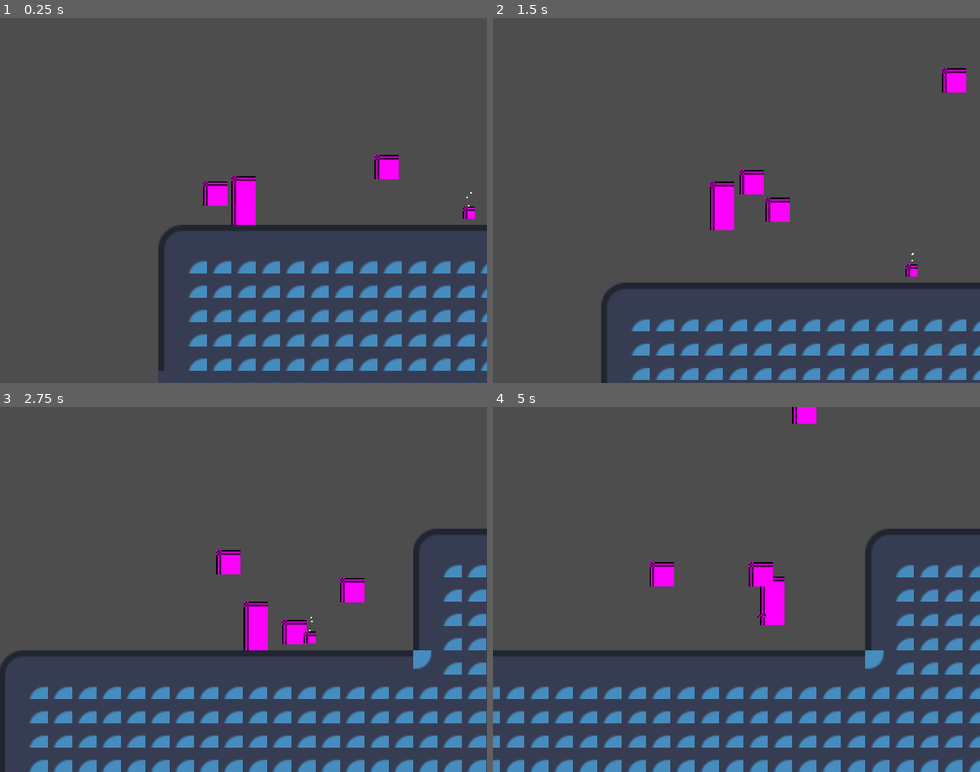
Above: before the commit, frames 1-4 (two rows, left to right).
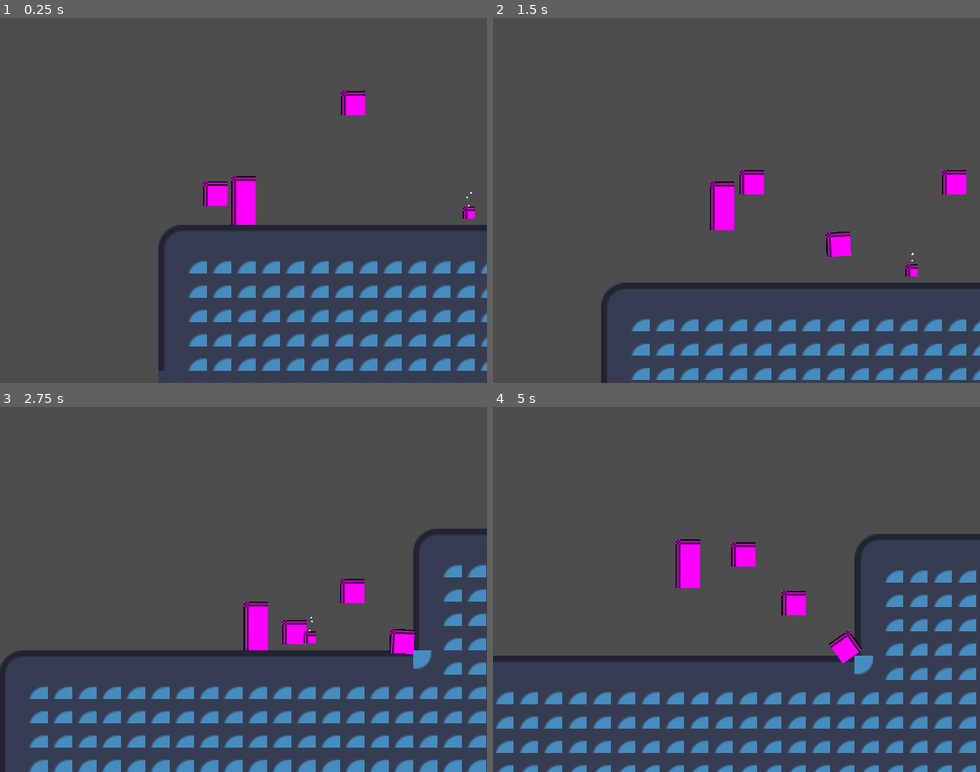
Above: after the commit, the same moments.

Repository: mauricristiano95-hub/Faggi
Game: Godot game, scene res://main.tscn
Two runs of this game, one before a commit and one after it. Both use one fixed random seed, a clock stepped at 60 frames per second and the inputs below. The engine's default icon, where the game draws it, is replaced by a stand-in: a white triangle on a blue panel in a dark square.
Inputs:
- Up to frame 1 (0.25 s): no input
- Up to frame 2 (1.5 s): hold Right (RIGHT) from 0.53 s (still down); tap Up (JUMP) at 0.77 s
- Up to frame 3 (2.75 s): tap Up (JUMP) at 1.52 s; release Right (RIGHT) at 2.03 s; hold Left (LEFT) from 2.03 s (still down)
- Up to frame 4 (5 s): release Left (LEFT) at 2.78 s; hold Right (RIGHT) 2.78-4.28 s; tap Up (JUMP) at 3.02, 3.77, 4.52 s; hold Left (LEFT) from 4.28 s (still down)

The runs differ from the first frame. In frame 1, 0.7% of the frame differs, in the area x 70-82%, y 20-45%; in frame 2, 1.3%; in frame 3, 0.8%; in frame 4, 21%, in the area x 0-100%, y 0-100%.

Commit message:
added coconut, damage function refactoring

Diff:
--- /dev/null
+++ b/Enemies/coconut.gd
@@ -0,0 +1,19 @@
+extends RigidBody2D
+
+@export var HIT_DAMAGE = 0.5
+var is_falling = true
+
+func _ready() -> void:
+	gravity_scale = 0
+
+
+func _on_trigger_body_entered(body: Node2D) -> void:
+	gravity_scale = 1
+
+func _on_hitbox_body_entered(body: Node2D) -> void:
+	if body.name == 'Player' and is_falling:
+		body.damage(HIT_DAMAGE, position)
+	else:
+		is_falling = false
+		set_collision_layer_value(4, false)
+		set_collision_mask_value(4, false)
--- /dev/null
+++ b/Enemies/coconut.tscn
@@ -0,0 +1,49 @@
+[gd_scene format=3 uid="uid://170olatexo37"]
+
+[ext_resource type="Script" uid="uid://dg2bsii73wp6e" path="res://Enemies/coconut.gd" id="1_81xxf"]
+
+[sub_resource type="PhysicsMaterial" id="PhysicsMaterial_81xxf"]
+friction = 0.2
+bounce = 0.4
+
+[sub_resource type="PlaceholderTexture2D" id="PlaceholderTexture2D_mti6b"]
+size = Vector2(16, 16)
+
+[sub_resource type="CircleShape2D" id="CircleShape2D_4kxuq"]
+radius = 6.0
+
+[sub_resource type="CircleShape2D" id="CircleShape2D_mti6b"]
+
+[sub_resource type="RectangleShape2D" id="RectangleShape2D_4kxuq"]
+size = Vector2(32, 79.59655)
+
+[node name="Coconut" type="RigidBody2D" unique_id=1169915649]
+collision_layer = 8
+collision_mask = 10
+physics_material_override = SubResource("PhysicsMaterial_81xxf")
+center_of_mass_mode = 1
+center_of_mass = Vector2(1, 0)
+script = ExtResource("1_81xxf")
+
+[node name="Sprite2D" type="Sprite2D" parent="." unique_id=172094063]
+texture = SubResource("PlaceholderTexture2D_mti6b")
+
+[node name="CollisionShape2D" type="CollisionShape2D" parent="." unique_id=1892214934]
+shape = SubResource("CircleShape2D_4kxuq")
+
+[node name="Hitbox" type="Area2D" parent="." unique_id=1938170776]
+collision_layer = 10
+collision_mask = 3
+
+[node name="CollisionShape2D" type="CollisionShape2D" parent="Hitbox" unique_id=311807674]
+shape = SubResource("CircleShape2D_mti6b")
+
+[node name="Trigger" type="Area2D" parent="." unique_id=108374666]
+
+[node name="CollisionShape2D" type="CollisionShape2D" parent="Trigger" unique_id=989593921]
+position = Vector2(0, 31.750652)
+scale = Vector2(1.0075322, 1.0113341)
+shape = SubResource("RectangleShape2D_4kxuq")
+
+[connection signal="body_entered" from="Hitbox" to="." method="_on_hitbox_body_entered"]
+[connection signal="body_entered" from="Trigger" to="." method="_on_trigger_body_entered"]
--- a/Enemies/mosquito.gd
+++ b/Enemies/mosquito.gd
@@ -13,9 +13,6 @@
 	position.x = (sin(2*PI*rot*0.5))*AMPLITUDE*2 + start_pos.x
 	if rot > 2: rot = 0
 
-func _on_area_2d_body_entered(body: Node2D) -> void:
+func _on_hitbox_body_entered(body: Node2D) -> void:
 	if body.name == 'Player':
-		var backlash_direction = sign(position-body.position)
-		body.velocity.x = -backlash_direction.x*1000
-		body.velocity.y = -200
-		body.get_node('stats').set_health(body.get_node('stats').health-HIT_DAMAGE)
+		body.damage(HIT_DAMAGE, position)
--- a/Enemies/mosquito.tscn
+++ b/Enemies/mosquito.tscn
@@ -21,11 +21,11 @@
 [node name="CollisionShape2D" type="CollisionShape2D" parent="." unique_id=1892214934]
 shape = SubResource("CircleShape2D_4kxuq")
 
-[node name="Area2D" type="Area2D" parent="." unique_id=1938170776]
+[node name="Hitbox" type="Area2D" parent="." unique_id=1938170776]
 collision_layer = 8
 collision_mask = 8
 
-[node name="CollisionShape2D" type="CollisionShape2D" parent="Area2D" unique_id=311807674]
+[node name="CollisionShape2D" type="CollisionShape2D" parent="Hitbox" unique_id=311807674]
 shape = SubResource("CircleShape2D_mti6b")
 
-[connection signal="body_entered" from="Area2D" to="." method="_on_area_2d_body_entered"]
+[connection signal="body_entered" from="Hitbox" to="." method="_on_hitbox_body_entered"]
--- a/Enemies/spider.gd
+++ b/Enemies/spider.gd
@@ -1,17 +1,17 @@
 extends CharacterBody2D
 
 var rot = 0
-var AMPLITUDE = 200
+var AMPLITUDE = 50
+var SPEED = 5
+
 @export var HIT_DAMAGE = 1
+@onready var start_pos = $".".position
 
 func _physics_process(delta: float) -> void:
-	rot += 1
-	position.y += (sin(2*PI*rot*0.01) + sin(2*PI*rot*0.02))*delta*AMPLITUDE
-	if rot > 100: rot = 0
+	rot += delta*SPEED*0.1
+	position.y = (cos(2*PI*rot+PI)+1)*AMPLITUDE + (cos(2*PI*rot*0.5+PI)+1)*AMPLITUDE/2 + start_pos.y
+	if rot > 2: rot = 0
 
-func _on_area_2d_body_entered(body: Node2D) -> void:
+func _on_hitbox_body_entered(body: Node2D) -> void:
 	if body.name == 'Player':
-		var backlash_direction = sign(position-body.position)
-		body.velocity.x = -backlash_direction.x*1000
-		body.velocity.y = -200
-		body.get_node('stats').set_health(body.get_node('stats').health-HIT_DAMAGE)
+		body.damage(HIT_DAMAGE, position)
--- a/Enemies/spider.tscn
+++ b/Enemies/spider.tscn
@@ -21,11 +21,11 @@
 [node name="CollisionShape2D" type="CollisionShape2D" parent="." unique_id=1892214934]
 shape = SubResource("CircleShape2D_4kxuq")
 
-[node name="Area2D" type="Area2D" parent="." unique_id=1938170776]
+[node name="Hitbox" type="Area2D" parent="." unique_id=1938170776]
 collision_layer = 8
 collision_mask = 8
 
-[node name="CollisionShape2D" type="CollisionShape2D" parent="Area2D" unique_id=311807674]
+[node name="CollisionShape2D" type="CollisionShape2D" parent="Hitbox" unique_id=311807674]
 shape = SubResource("CircleShape2D_mti6b")
 
-[connection signal="body_entered" from="Area2D" to="." method="_on_area_2d_body_entered"]
+[connection signal="body_entered" from="Hitbox" to="." method="_on_hitbox_body_entered"]
--- a/Player/player.gd
+++ b/Player/player.gd
@@ -29,6 +29,12 @@
 	)
 	return input_vector
 
+func damage(hit_damage: float, enemy_pos: Vector2):
+	var backlash_direction = sign(enemy_pos-position)
+	velocity.x = -backlash_direction.x*1000
+	velocity.y = -200
+	$stats.set_health($stats.health-hit_damage)
+
 # Called every frame. 'delta' is the elapsed time since the previous frame.
 func _physics_process(delta: float) -> void:
 	velocity.y += delta*GRAVITY
@@ -45,7 +51,6 @@
 
 	move_and_slide()
 
-
 func _on_stats_full_candles() -> void:
 	print('All Candles Found')
 
--- a/Player/player.tscn
+++ b/Player/player.tscn
@@ -3,11 +3,12 @@
 [ext_resource type="Script" uid="uid://bmghs050xa3cq" path="res://Player/player.gd" id="1_l8h54"]
 [ext_resource type="Script" uid="uid://jqhleojtrsur" path="res://Player/player_stats.gd" id="2_4ntmi"]
 
-[sub_resource type="RectangleShape2D" id="RectangleShape2D_250hk"]
+[sub_resource type="PlaceholderTexture2D" id="PlaceholderTexture2D_11guk"]
 size = Vector2(16, 32)
 
-[sub_resource type="PlaceholderTexture2D" id="PlaceholderTexture2D_11guk"]
-size = Vector2(16, 32)
+[sub_resource type="CapsuleShape2D" id="CapsuleShape2D_81xxf"]
+radius = 8.0
+height = 32.0
 
 [node name="Player" type="CharacterBody2D" unique_id=1516111911]
 collision_layer = 9
@@ -20,11 +21,11 @@
 drag_horizontal_enabled = true
 drag_vertical_enabled = true
 
-[node name="CollisionShape2D" type="CollisionShape2D" parent="." unique_id=627174504]
-shape = SubResource("RectangleShape2D_250hk")
-
 [node name="Sprite2D" type="Sprite2D" parent="." unique_id=166897508]
 texture = SubResource("PlaceholderTexture2D_11guk")
+
+[node name="CollisionShape2D" type="CollisionShape2D" parent="." unique_id=627174504]
+shape = SubResource("CapsuleShape2D_81xxf")
 
 [node name="stats" type="Node" parent="." unique_id=1986723706]
 script = ExtResource("2_4ntmi")
--- a/main.tscn
+++ b/main.tscn
@@ -6,6 +6,7 @@
 [ext_resource type="PackedScene" uid="uid://i53pxs0pw71l" path="res://Enemies/spider.tscn" id="4_1bvp3"]
 [ext_resource type="PackedScene" uid="uid://cs3tcymubxgch" path="res://Objects/candle.tscn" id="5_lquwl"]
 [ext_resource type="PackedScene" uid="uid://cuhmyu2tbocpj" path="res://Enemies/mosquito.tscn" id="6_7mycd"]
+[ext_resource type="PackedScene" uid="uid://170olatexo37" path="res://Enemies/coconut.tscn" id="7_272bh"]
 
 [sub_resource type="TileSetAtlasSource" id="TileSetAtlasSource_epypp"]
 texture = ExtResource("3_lquwl")
@@ -158,7 +159,7 @@
 position = Vector2(232, -31)
 
 [node name="Mosquito" parent="." unique_id=2080232531 instance=ExtResource("6_7mycd")]
-position = Vector2(136, 80)
+position = Vector2(624, 64)
 
 [node name="Candle" parent="." unique_id=187232522 instance=ExtResource("5_lquwl")]
 position = Vector2(204, 116)
@@ -179,3 +180,7 @@
 [node name="TileMapLayer" type="TileMapLayer" parent="." unique_id=1096872321]
 tile_map_data = PackedByteArray("AAAAAAgAAAAAAAAAAAABAAgAAAABAAAAAAACAAgAAAABAAAAAAADAAgAAAABAAAAAAAEAAgAAAABAAAAAAAFAA …(8368 unchanged characters)…
 tile_set = SubResource("TileSet_4kxuq")
+
+[node name="Coconut" parent="." unique_id=1340180307 instance=ExtResource("7_272bh")]
+position = Vector2(128, 48)
+contact_monitor = false
Not shown, added: Enemies/coconut.gd.uid
Not shown, added: Enemies/coconut.tscn5334783819.tmp
Not shown, added: Enemies/coconut.tscn5341700591.tmp
